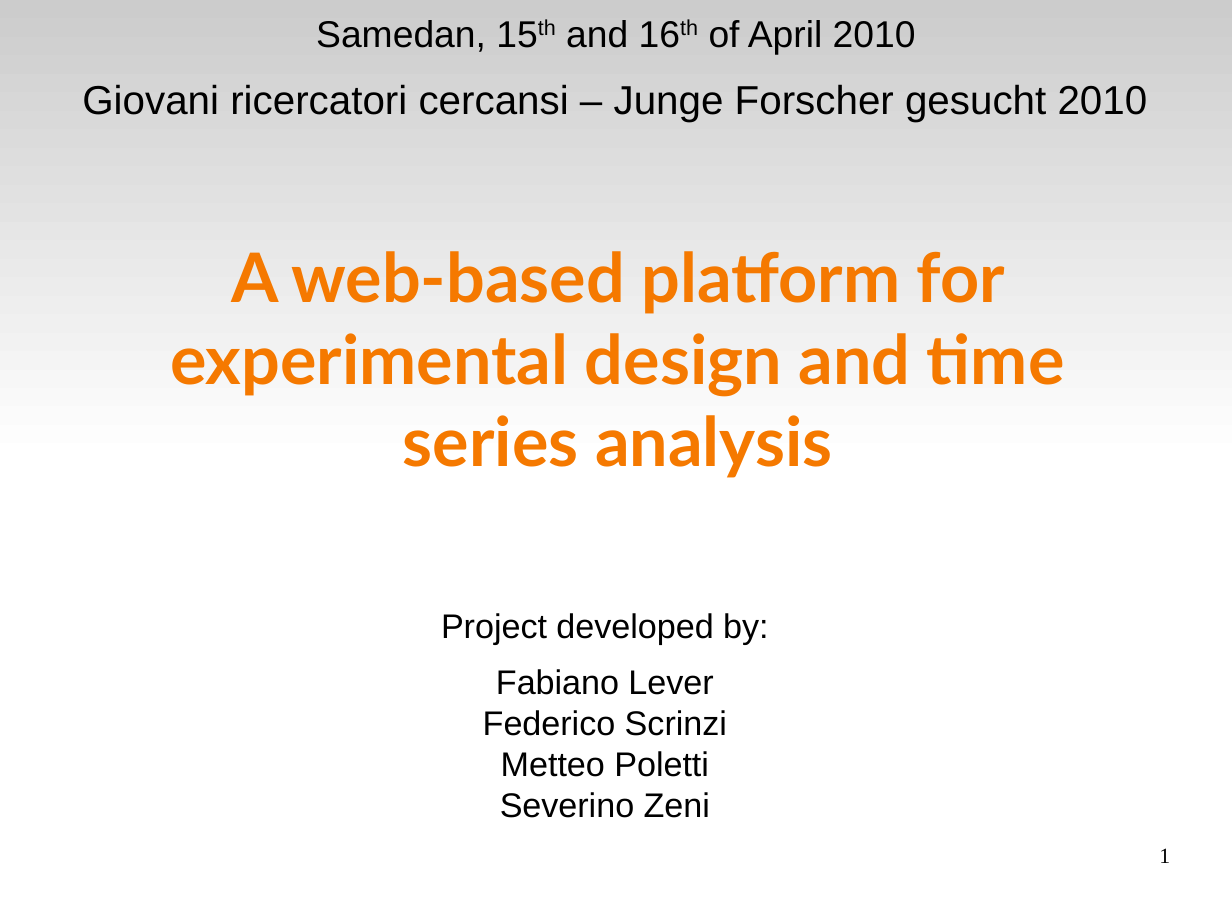
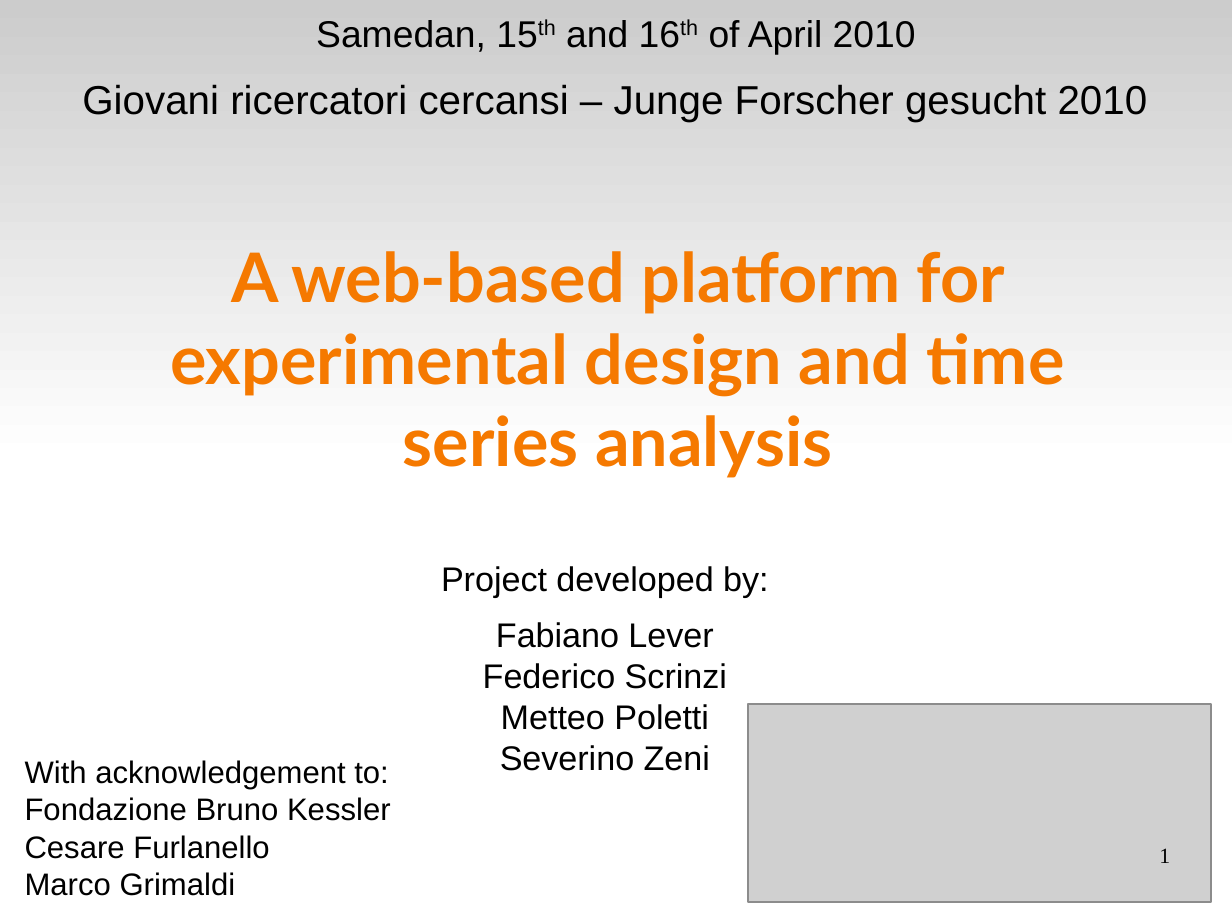
Before and after one commit to volpino/docs-EURAC, a slide deck: slide 1 of presentazione_svizzera.odp. Drawn at 1232x924 pixels with LibreOffice and Linux fonts; fonts in the diff are those of the drawing; grey boxes stand for pictures. Boxes give left, top, right and bottom in pixels: in the first picture for what was removed or moved away, otherwise in the second. Text is boxed around its words. In the diff, an @@ line names an element or a change of style, - is before the commit and + after.

Commit message:
marco's updates

```diff
--- a/presentazione_svizzera.odp
+++ b/presentazione_svizzera.odp
@@ text "Project developed by:": place and size @@
-text "Project developed by:" at bbox=[441, 613, 768, 818]
+text "Project developed by:" at bbox=[441, 566, 768, 771]
@@ picture added at bbox=[748, 704, 1211, 902] @@
@@ text added at bbox=[25, 760, 391, 896], 20 pt, text #000000 @@
+With acknowledgement to:
+Fondazione Bruno Kessler
+Cesare Furlanello
+Marco Grimaldi
```
Also in this commit, not shown: 8 other slides changed, 1 other file.
